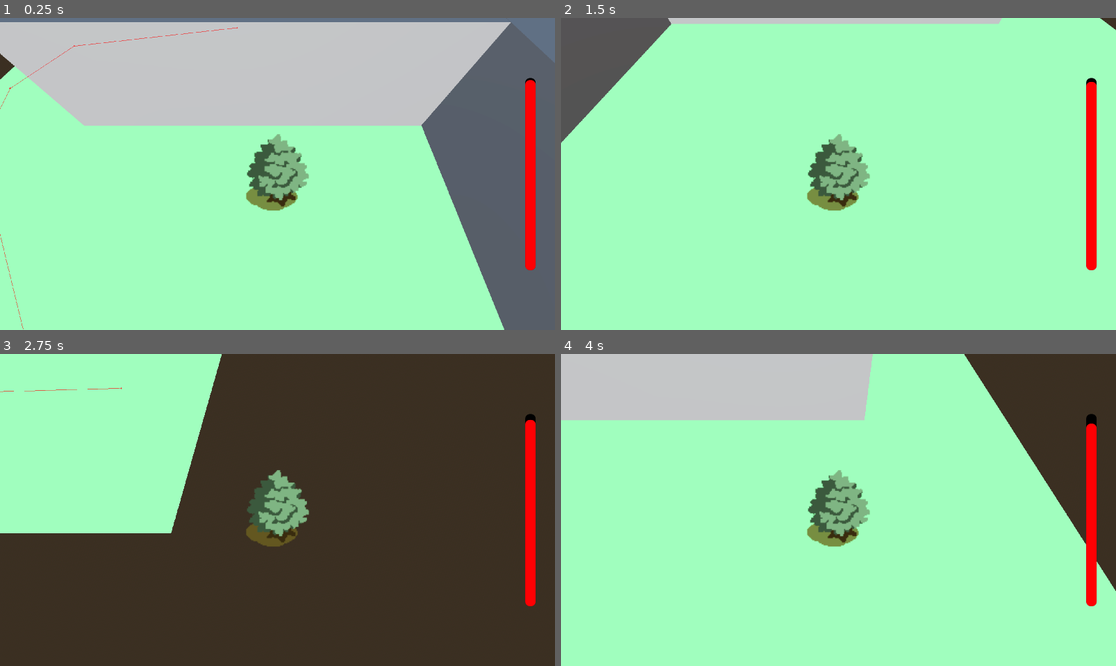
Above: before the commit, frames 1-4 (two rows, left to right).
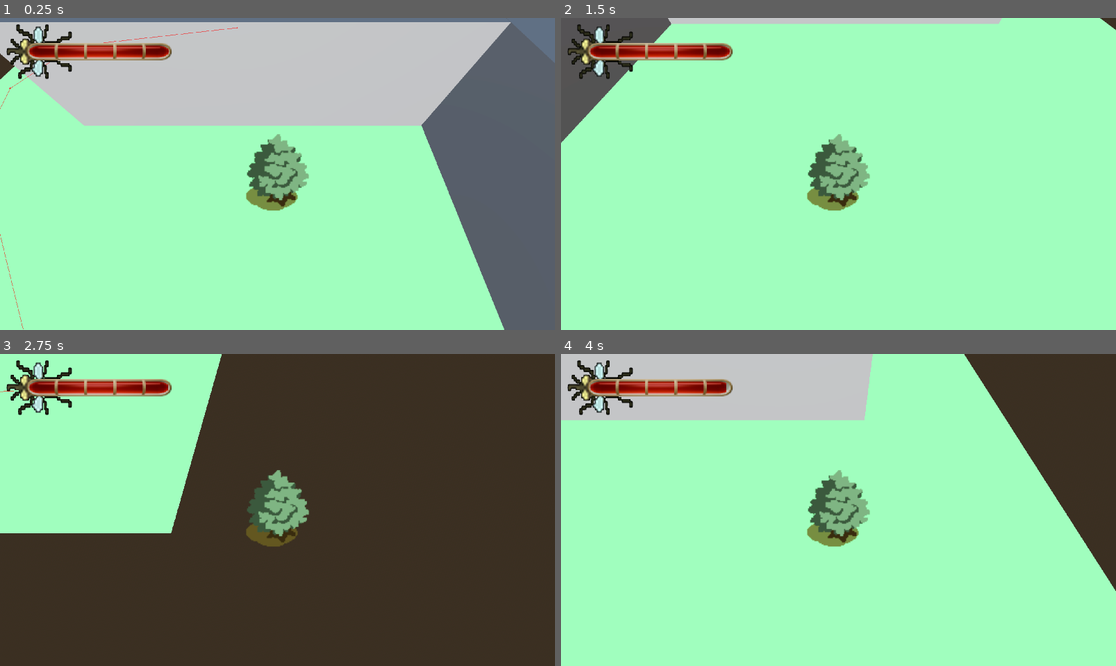
Above: after the commit, the same moments.

Repository: BrownRISDGameDevelopers/mosquito-simulator
Game: Godot game, scene res://scenes/LevelContainer.tscn
Same seed, same stepped clock (60 frames per second), same inputs: the game is played once before the commit and once after it. This scene is started directly instead of the project's main scene.
Inputs:
- Up to frame 1 (0.25 s): no input
- Up to frame 2 (1.5 s): tap Enter (ui_accept) at 0.5, 0.77 s; hold D (right) 0.53-1.28 s; tap Space (suck) at 0.6, 1.35 s; hold S (down) from 1.28 s (still down)
- Up to frame 3 (2.75 s): tap Enter (ui_accept) at 1.52 s; release S (down) at 2.03 s; hold D (right) from 2.03 s (still down); tap Space (suck) at 2.1 s
- Up to frame 4 (4 s): release D (right) at 2.78 s; hold W (up) 2.78-3.53 s; tap Space (suck) at 2.85, 3.6 s; tap Enter (ui_accept) at 3.02, 3.77 s; hold A (left) from 3.53 s (still down)

The runs differ from the first frame. In frame 1, 3.3% of the frame differs, in the area x 1-97%, y 2-81%; in frame 2, 3.3%; in frame 3, 3.3%; in frame 4, 3.3%.
Error in both runs: Attempt to call function '_on_sucked_blood' in base 'null instance' on a null instance. (res://scripts/player.gd:48)

Commit message:
blood bar with graphics

Diff:
--- a/blood bar.tscn
+++ b/blood bar.tscn
@@ -1,16 +1,11 @@
-[gd_scene load_steps=6 format=3 uid="uid://cxova27gciulx"]
+[gd_scene load_steps=5 format=3 uid="uid://cxova27gciulx"]
 
 [ext_resource type="Script" uid="uid://dvw2xug5adtq0" path="res://blood_bar.gd" id="1_oj3me"]
-[ext_resource type="Texture2D" uid="uid://biry4r3wd62qm" path="res://assets/Untitled-1.png" id="2_xnduq"]
-[ext_resource type="Texture2D" uid="uid://dotcu0n2rh1xq" path="res://assets/blood.png" id="3_e8nxs"]
+[ext_resource type="Texture2D" uid="uid://fahwatvekywp" path="res://assets/bar backing.png" id="2_oj3me"]
+[ext_resource type="Texture2D" uid="uid://dcvrrtuyj5qnw" path="res://assets/blood bar front.png" id="3_e8nxs"]
+[ext_resource type="Texture2D" uid="uid://dquellmyi57h7" path="res://assets/blood bar.png" id="3_xnduq"]
 
-[sub_resource type="ImageTexture" id="ImageTexture_hf4ml"]
-
-[sub_resource type="GDScript" id="GDScript_oj3me"]
-script/source = "extends TextureProgressBar
-"
-
-[node name="Control" type="Control"]
+[node name="Blood Bar NEW" type="Control"]
 layout_mode = 3
 anchors_preset = 15
 anchor_right = 1.0
@@ -21,13 +16,15 @@
 
 [node name="TextureProgressBar" type="TextureProgressBar" parent="."]
 layout_mode = 0
-offset_right = 3840.0
-offset_bottom = 384.0
+offset_left = 20.0
+offset_top = 20.0
+offset_right = 3860.0
+offset_bottom = 404.0
+scale = Vector2(0.5, 0.5)
 value = 100.0
-texture_under = ExtResource("2_xnduq")
-texture_over = SubResource("ImageTexture_hf4ml")
-texture_progress = ExtResource("3_e8nxs")
-script = SubResource("GDScript_oj3me")
+texture_under = ExtResource("2_oj3me")
+texture_over = ExtResource("3_e8nxs")
+texture_progress = ExtResource("3_xnduq")
 
 [node name="Timer" type="Timer" parent="."]
 autostart = true
--- a/blood_bar.gd
+++ b/blood_bar.gd
@@ -1,22 +1,7 @@
 extends Control
 
-"""@onready var points = 100
-signal death
-
-func _decrease():
-	points.x -= 50
-
-func _time_to_die():
-	return points ==0;
-
-func _on_timer_timeout() -> void:
-	_decrease()
-	$TextureProgressBar.value = points
-
-	if _time_to_die():
-		emit_signal("death")"""
-
 @onready var blood_left = 100
+@onready var tex = $TextureProgressBar
 
 func _ready():
 	update()
@@ -26,9 +11,9 @@
 
 
 func update():
-	print("updating")
+	print(blood_left)
 	blood_left -= 1
-	$ProgressBar.value = blood_left
+	tex.value = blood_left
 
 func _on_sucked_blood():
 	blood_left += 10
--- a/scenes/LevelContainer.tscn
+++ b/scenes/LevelContainer.tscn
@@ -1,9 +1,9 @@
-[gd_scene load_steps=5 format=3 uid="uid://dkd675tlyb8ra"]
+[gd_scene load_steps=5 format=3 uid="uid://b80geqbgk4ppb"]
 
 [ext_resource type="Script" path="res://scripts/level_container.gd" id="1_etwxj"]
 [ext_resource type="PackedScene" uid="uid://ugb4dl0qkpih" path="res://scenes/Map.tscn" id="2_h42ee"]
-[ext_resource type="PackedScene" uid="uid://21duxb65jl10" path="res://scenes/SwatMinigame.tscn" id="3_tsmwp"]
-[ext_resource type="PackedScene" uid="uid://byt7b6d8mkcsh" path="res://scenes/BloodBar.tscn" id="4_x305a"]
+[ext_resource type="PackedScene" path="res://scenes/SwatMinigame.tscn" id="3_tsmwp"]
+[ext_resource type="PackedScene" uid="uid://cxova27gciulx" path="res://blood bar.tscn" id="5_wm43x"]
 
 [node name="LevelContainer" type="Control"]
 layout_mode = 3
@@ -45,7 +45,7 @@
 
 [node name="Map" parent="MapViewport/SubViewport" instance=ExtResource("2_h42ee")]
 
-[node name="BloodBar" parent="." instance=ExtResource("4_x305a")]
+[node name="Control" parent="." instance=ExtResource("5_wm43x")]
 layout_mode = 1
 
 [connection signal="minigame_toggle" from="MapViewport/SubViewport/Map" to="." method="_on_map_minigame_toggle"]
Binary file added: assets/bar backing.png
Not shown, added: assets/bar backing.png.import
Binary file added: assets/blood bar front.png
Not shown, added: assets/blood bar front.png.import
Binary file added: assets/blood bar.png
Not shown, changed: assets/blood bar.png.import
Binary file removed: assets/blood.png
